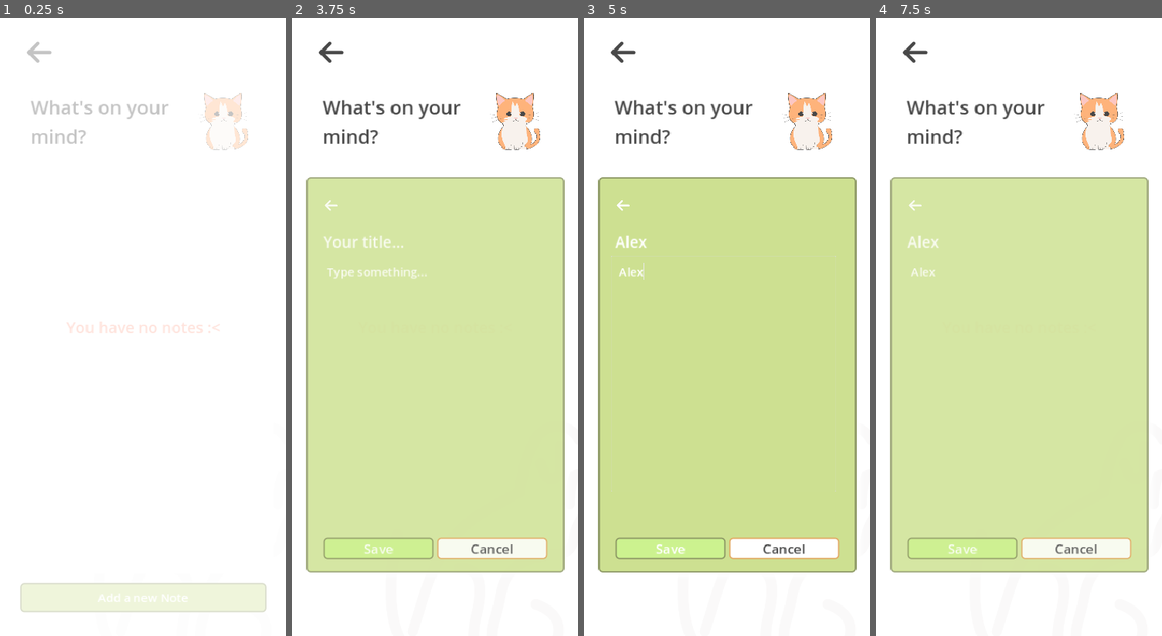
Above: before the commit, frames 1-4 (left to right).
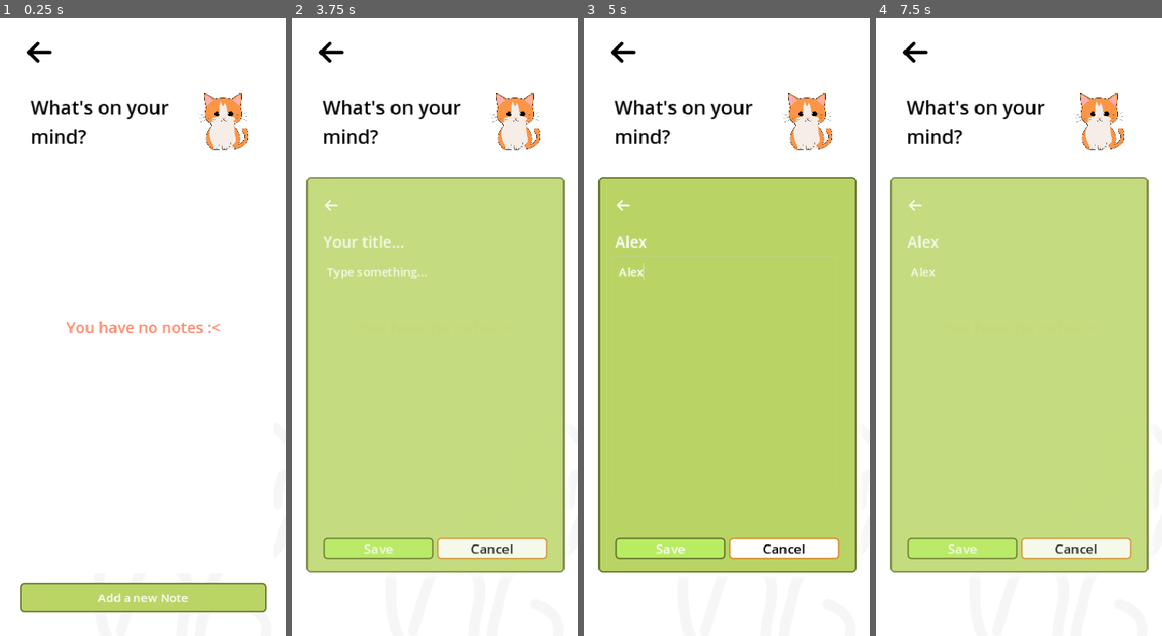
Above: after the commit, the same moments.

Repository: kenken032204/Zenpet_backup
Game: Godot game, scene res://Scenes/zendiary.tscn
Two runs of this game, one before a commit and one after it. Both use one fixed random seed, a clock stepped at 60 frames per second and the inputs below. This scene is started directly instead of the project's main scene. Sound files missing from this copy of the repository are replaced by a short silence.
Inputs (mouse positions are in pixels of both pictures, inside the frame that each line leads up to):
- Up to frame 1 (0.25 s): no input
- Up to frame 2 (3.75 s): click (329, 55) at 0.5 s; click "ZenPet" at 1.25 s; click (540, 98) at 2 s; click "ZenDiary" at 2.75 s; click "Add a new Note" at 3.5 s
- Up to frame 3 (5 s): click (727, 240) at 4.27 s; type "Alex" at 4.35 s; click (724, 376) at 4.5 s; type "Alex" at 4.58 s
- Up to frame 4 (7.5 s): click (913, 203) at 5 s; click "Add a new Note" at 5.75 s; click "Cancel" at 6.5 s; click "Add a new Note" at 7.25 s

The runs differ from the first frame. In frame 1, 5.9% of the frame differs, in the area x 7-94%, y 3-97%; in frame 2, 58%; in frame 3, 58%; in frame 4, 58%, in the area x 4-96%, y 3-90%.

Commit message:
Added Peaceful_Wait OST

Diff:
--- a/Scenes/dashboard.tscn
+++ b/Scenes/dashboard.tscn
@@ -1,8 +1,9 @@
-[gd_scene load_steps=12 format=3 uid="uid://bqrwlhh53caev"]
+[gd_scene load_steps=13 format=3 uid="uid://bqrwlhh53caev"]
 
 [ext_resource type="Script" uid="uid://35si2vhdcx33" path="res://Scripts/dashboard.gd" id="1_pyu07"]
 [ext_resource type="Texture2D" uid="uid://cxge6pknpl6gx" path="res://Sprite/GUI/dog.png" id="1_w53iw"]
 [ext_resource type="Texture2D" uid="uid://c3nm0o1gl8uh0" path="res://Sprite/GUI/settings-svgrepo-com.svg" id="3_vkjem"]
+[ext_resource type="AudioStream" uid="uid://c1vigm4a7fua0" path="res://Audio/Peaceful_Wait.mp3" id="4_235xf"]
 
 [sub_resource type="StyleBoxFlat" id="StyleBoxFlat_wytj6"]
 bg_color = Color(1, 1, 1, 1)
@@ -45,6 +46,21 @@
 
 [sub_resource type="StyleBoxEmpty" id="StyleBoxEmpty_235xf"]
 
+[sub_resource type="Animation" id="Animation_235xf"]
+length = 0.001
+tracks/0/type = "value"
+tracks/0/imported = false
+tracks/0/enabled = true
+tracks/0/path = NodePath("ColorRect:modulate")
+tracks/0/interp = 1
+tracks/0/loop_wrap = true
+tracks/0/keys = {
+"times": PackedFloat32Array(0),
+"transitions": PackedFloat32Array(1),
+"update": 0,
+"values": [Color(1, 1, 1, 1)]
+}
+
 [sub_resource type="Animation" id="Animation_vkjem"]
 resource_name = "fade_out"
 length = 0.5
@@ -61,21 +77,6 @@
 "values": [Color(1, 1, 1, 1), Color(1, 1, 1, 0)]
 }
 
-[sub_resource type="Animation" id="Animation_235xf"]
-length = 0.001
-tracks/0/type = "value"
-tracks/0/imported = false
-tracks/0/enabled = true
-tracks/0/path = NodePath("ColorRect:modulate")
-tracks/0/interp = 1
-tracks/0/loop_wrap = true
-tracks/0/keys = {
-"times": PackedFloat32Array(0),
-"transitions": PackedFloat32Array(1),
-"update": 0,
-"values": [Color(1, 1, 1, 1)]
-}
-
 [sub_resource type="AnimationLibrary" id="AnimationLibrary_42qyo"]
 _data = {
 &"RESET": SubResource("Animation_235xf"),
@@ -213,3 +214,6 @@
 libraries = {
 &"": SubResource("AnimationLibrary_42qyo")
 }
+
+[node name="AudioStreamPlayer2D" type="AudioStreamPlayer2D" parent="."]
+stream = ExtResource("4_235xf")
--- a/Scenes/zendiary.tscn
+++ b/Scenes/zendiary.tscn
@@ -481,6 +481,7 @@
 icon_alignment = 1
 
 [node name="whiteScreen" type="ColorRect" parent="."]
+visible = false
 layout_mode = 1
 anchors_preset = 15
 anchor_right = 1.0
--- a/Scripts/dashboard.gd
+++ b/Scripts/dashboard.gd
@@ -5,15 +5,21 @@
 @onready var zendiary_btn = $Panel/VBoxContainer/Zendiary_btn
 @onready var zenai_btn = $Panel/VBoxContainer/Zenai_btn
 @onready var animation = $AnimationPlayer
+@onready var audio = $AudioStreamPlayer2D
 
 func _ready():
 
 	animation.play("fade_out")
-
+	audio.stream.loop = true
+	audio.play()
+	audio.finished.connect(_on_audio_finished)
 	zenpet_btn.pressed.connect(_on_zenpet_pressed)
 	zenbody_btn.pressed.connect(_on_zenbody_pressed)
 	zendiary_btn.pressed.connect(_on_zendiary_pressed)
 	zenai_btn.pressed.connect(_on_zenai_pressed)
+
+func _on_audio_finished():
+	audio.play()
 
 func _on_zenpet_pressed():
 	var scene = load("res://Scenes/petmain.tscn") as PackedScene
--- a/Scripts/petmain.gd
+++ b/Scripts/petmain.gd
@@ -66,6 +66,7 @@
 	load_chat_history()
 	Global.play_sound(load("res://Audio/meow-1.mp3"), -30.0)
 	Audio.play()
+	Audio.finished.connect(_on_audio_finished)
 	animation.play("idle")
 	var outfit = PetStore.equipped_outfits
 
@@ -108,6 +109,9 @@
 	chat_request.request_completed.connect(_on_request_completed)
 	back_button.pressed.connect(back_to_main)
 	logout_btn.pressed.connect(back_to_dashboard)
+
+func _on_audio_finished():
+	Audio.play()
 
 func _on_intro_finished(name):
 	if name == "pet_ready":
--- a/project.godot
+++ b/project.godot
@@ -11,6 +11,7 @@
 [application]
 
 config/name="ZenPet-Version 1.3"
+config/tags=PackedStringArray("git", "original")
 run/main_scene="uid://bmnrmm2ulhvo5"
 config/features=PackedStringArray("4.4", "GL Compatibility")
 config/icon="res://icon.svg"
Not shown, added: Audio/Peaceful_Wait.mp3.import
Not shown, added: Audio/Peaceful_Wait.mp3
